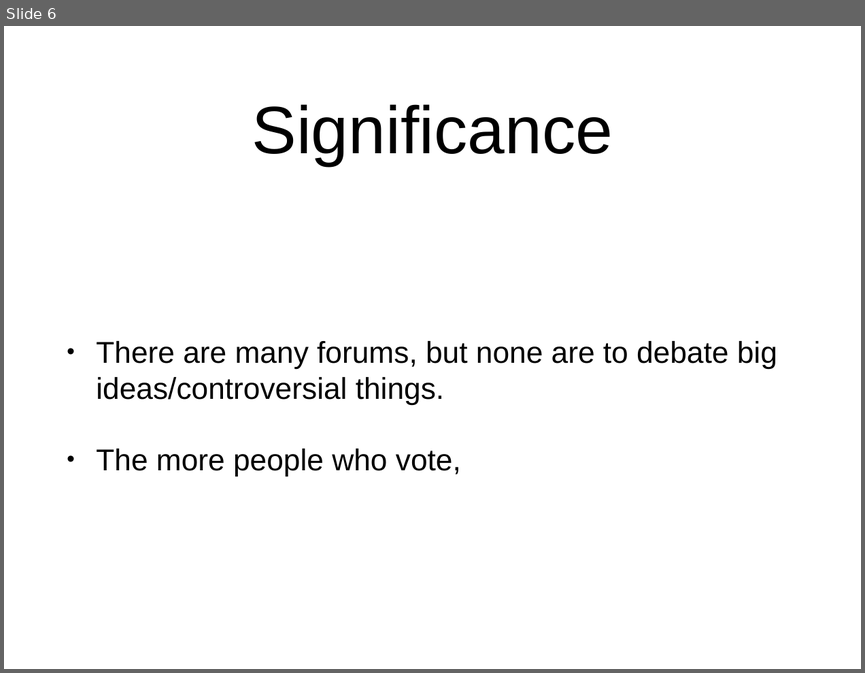
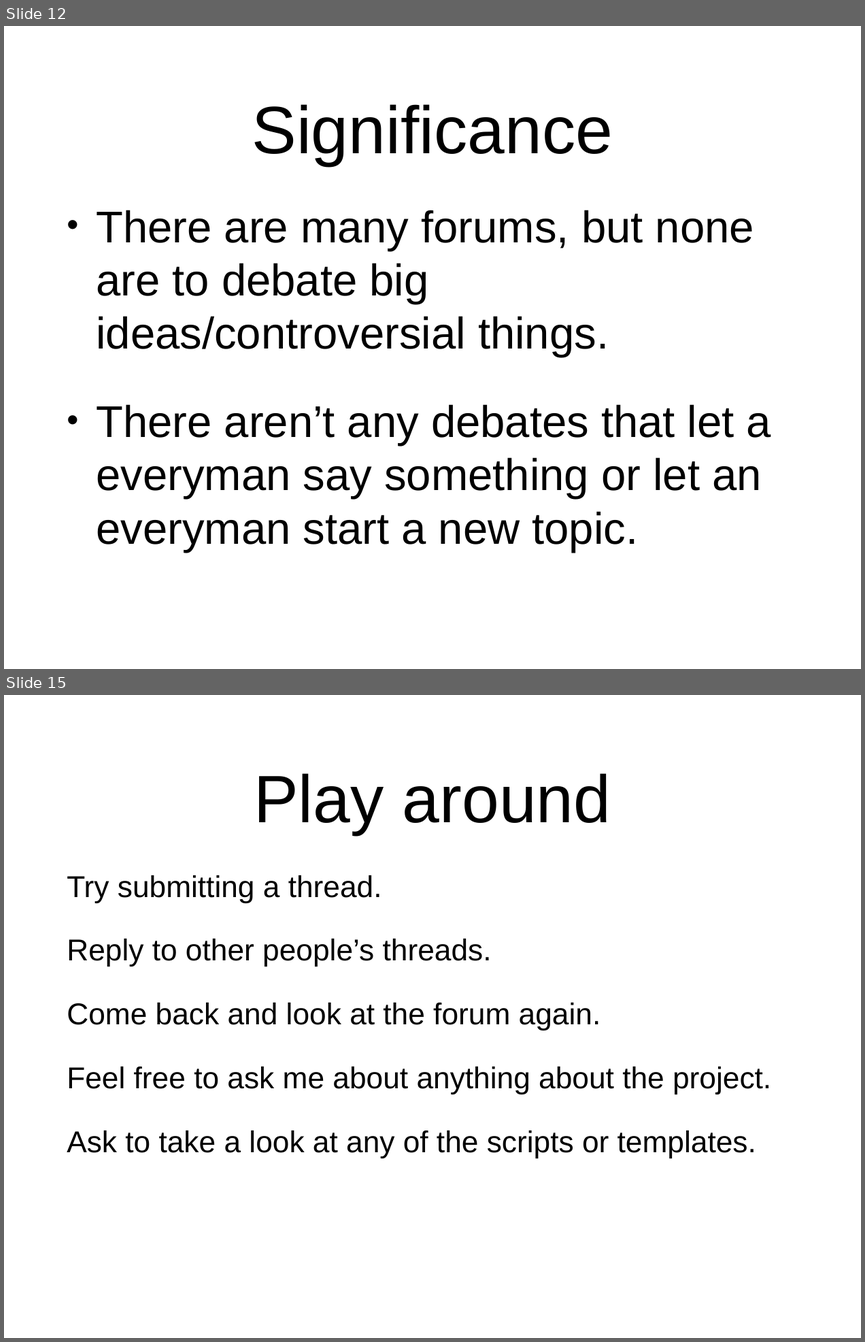
Before and after one commit to CrazyPython/DebateForum, a slide deck: Presentation.ppt. Shown one above the other, each under a label of ours: slide 6 before the commit, slides 12 and 15 after it; the slides between them are not shown. The pictures are 865x673 and 865x1342 pixels, drawn with LibreOffice and Linux fonts; fonts in the diff are those of the drawing. Boxes give left, top, right and bottom in pixels: in the first picture for what was removed or moved away, otherwise in the second. Text is boxed around its words. In the diff, an @@ line names an element or a change of style, - is before the commit and + after.

```diff
--- a/Presentation.ppt
+++ b/Presentation.ppt
@@ slide 15 added at bbox=[4, 695, 861, 1338], background #FFFFFF @@
@@ title added at bbox=[254, 773, 611, 834], 80 pt, text #000000 @@
+Play around
@@ text added at bbox=[67, 875, 771, 1157], 36 pt, text #000000 @@
+Try submitting a thread.
+Reply to other people’s threads.
+Come back and look at the forum again.
+Feel free to ask me about anything about the project.
+Ask to take a look at any of the scripts or templates.
@@ what was slide 6 is now slide 12 @@
@@ slide 12 changed as well @@
@@ text "There are many forums, but ..." at bbox=[96, 210, 771, 552]: vertical alignment middle to top @@
@@ text at bbox=[96, 210, 754, 357]: size 36 to 53 pt in "There are many forums, but none are ..." @@
@@ text at bbox=[96, 404, 771, 552]: text changed; size 36 to 53 pt @@
-• The more people who vote,
+• There aren’t any debates that let a everyman say something or let an everyman start a new topic.
```
Also in this commit, not shown: 2 other slides changed, 11 other slides added, 3 slides removed, 1 other file.
